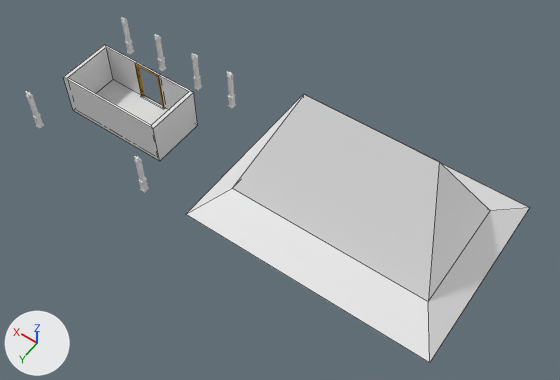
Renders of the Blender file Rumah-Adat-Joglo.blend from each side of a commit.
Rendered twice from a camera (50 mm lens) standing at (-18.7, 15.3, 24.7) and looking at (-8.4, 0.9, 2.2). The lights are fixed; the arrows at lower left show +X, +Y and +Z. Mesh edges are drawn as thin lines on the coarser meshes.

Before the edit, the objects in view are built like this:
```python
me_cube = bpy.data.meshes.new('Cube')
me_cube.from_pydata([(-1.0, -1.0, -1.0), (-1.0, -1.0, 1.0), (-1.0, 1.0, -1.0), (-1.0, 1.0, 1.0), (1.0, -1.0, -1.0), (1.0, -1.0, 1.0), (1.0, 1.0, -1.0), (1.0, 1.0, 1.0)], [], [(0, 1, 3, 2), (2, 3, 7, 6), (6, 7, 5, 4), (4, 5, 1, 0), (2, 6, 4, 0)])
me_plane = bpy.data.meshes.new('Plane')
me_plane.from_pydata(...)  # 12 vertices, 9 faces; spans x -5.0..5.0, y -2.5..2.5, z 0.0..4.5
ob_atap = bpy.data.objects.new('Atap', me_plane)
ob_atap.location = (-11.25, 0.0, 2.02)
ob_atap.scale = (1.0, 1.5, 1.0)
ob_bangunan = bpy.data.objects.new('Bangunan', me_cube)
ob_bangunan.location = (0.0, 0.0, 1.0)
ob_bangunan.scale = (2.5, 1.25, 1.0)
_m = ob_bangunan.modifiers.new('Solidify', 'SOLIDIFY')
_m.thickness = 0.1
_m = ob_bangunan.modifiers.new('Boolean', 'BOOLEAN')
_m.object = ob_kotak_invisible
```
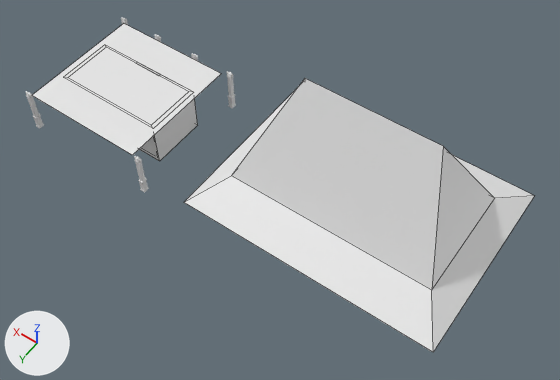
Commit message: rumah joglo

Boxes (x1, y1, x2, y2) around the edits, measured in the pictures (560 x 380 px):
'Atap', moved
    before: (186, 94, 529, 363)
    after: (184, 78, 534, 352)
'Tatakan', added
    after: (32, 24, 221, 155)
'Bangunan', unchanged, covered by the edit
    before: (63, 45, 198, 161)
    after: (140, 99, 198, 161)

Diff of the bpy script that builds the scene:
```diff
--- a/Rumah-Adat-Joglo.blend.py
+++ b/Rumah-Adat-Joglo.blend.py
@@ me_plane_001 @@
+me_plane_001.from_pydata([(-1.0, -1.0, 0.0), (1.0, -1.0, 0.0), (-1.0, 1.0, 0.0), (1.0, 1.0, 0.0)], [], [(0, 1, 3, 2)])
@@ ob_atap @@
 ob_atap = bpy.data.objects.new('Atap', me_plane)
-ob_atap.location = (-11.25, 0.0, 2.02)
+ob_atap.location = (-11.25, 0.0, 2.74)
 ob_atap.scale = (1.0, 1.5, 1.0)
@@ ob_tatakan @@
+ob_tatakan = bpy.data.objects.new('Tatakan', me_plane_001)
+ob_tatakan.location = (0.0, 0.0, 2.01)
+ob_tatakan.scale = (2.76, 2.76, 2.76)
```
